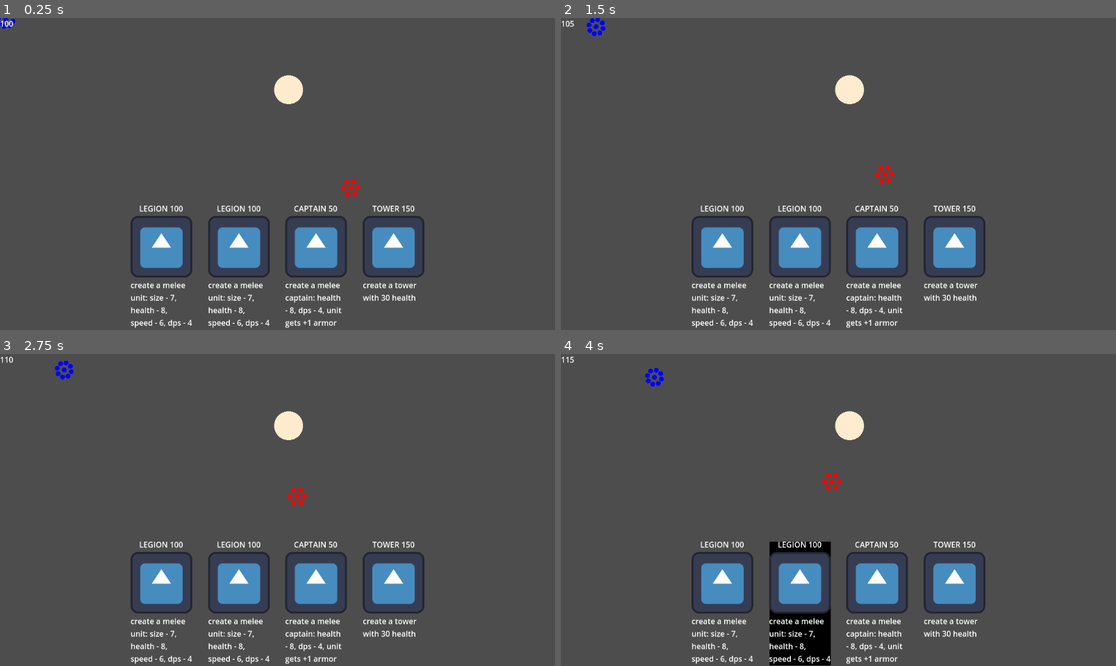
Above: before the commit, frames 1-4 (two rows, left to right).
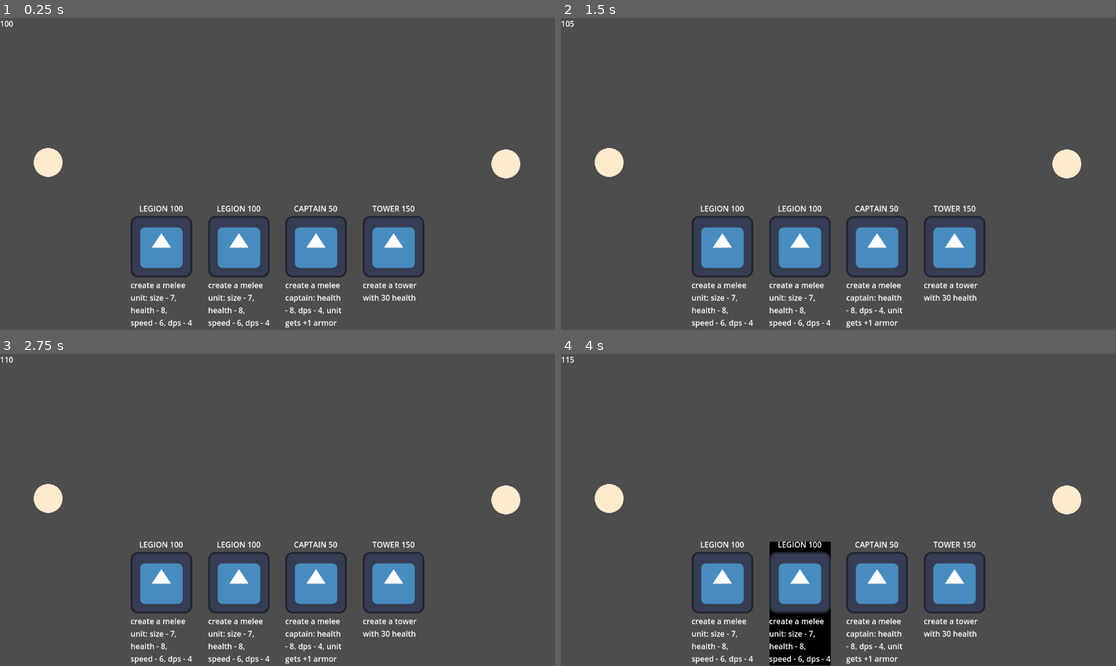
Above: after the commit, the same moments.

Repository: the-alex-g/CardGame
Game: Godot game, scene res://world/world.tscn
Two runs of this game, one before a commit and one after it. Both use one fixed random seed, a clock stepped at 60 frames per second and the inputs below. The engine's default icon, where the game draws it, is replaced by a stand-in: a white triangle on a blue panel in a dark square.
Inputs (mouse positions are in pixels of both pictures, inside the frame that each line leads up to):
- Up to frame 1 (0.25 s): no input
- Up to frame 2 (1.5 s): move the mouse to (572, 21) at 0.52 s; click (572, 21) at 0.67 s; move the mouse to (888, 177) at 1.27 s; click (888, 177) at 1.42 s
- Up to frame 3 (2.75 s): move the mouse to (288, 425) at 2.02 s; click (288, 425) at 2.17 s
- Up to frame 4 (4 s): move the mouse to (810, 572) at 2.77 s; click (810, 572) at 2.92 s; move the mouse to (1005, 556) at 3.52 s; click (1005, 556) at 3.67 s

The runs differ from the first frame. In frame 1, 1.3% of the frame differs, in the area x 0-94%, y 0-58%; in frame 2, 1.4%; in frame 3, 1.4%, in the area x 6-94%, y 2-52%; in frame 4, 1.4%.

Commit message:
Implement simple AI

Diff:
--- /dev/null
+++ b/project/ai/ai.gd
@@ -0,0 +1,143 @@
+class_name AI
+extends Node
+
+@export var team_index := 1
+
+var _money := 100
+var _next_card_to_play : Dictionary
+var _units := []
+var _towers := []
+var _enemy_units := []
+var _enemy_towers := []
+
+@onready var _deck : Deck = $Deck
+
+
+func _ready()->void:
+	_deck.draw_to_hand_size()
+	_select_card_to_play()
+
+
+func add_unit(unit:Unit)->void:
+	_units.append(unit)
+	unit.died.connect(Callable(self, "_on_unit_died").bind(unit), CONNECT_ONE_SHOT)
+
+
+func add_tower(tower:Tower)->void:
+	_towers.append(tower)
+	tower.died.connect(Callable(self, "_on_tower_died").bind(tower), CONNECT_ONE_SHOT)
+
+
+func add_enemy_unit(unit:Unit)->void:
+	_enemy_units.append(unit)
+	unit.died.connect(Callable(self, "_on_enemy_unit_died").bind(unit), CONNECT_ONE_SHOT)
+
+
+func add_enemy_tower(tower:Tower)->void:
+	_enemy_towers.append(tower)
+	tower.died.connect(Callable(self, "_on_enemy_tower_died").bind(tower), CONNECT_ONE_SHOT)
+
+
+func _select_card_to_play()->void:
+	_next_card_to_play = Scriptorium.get_card(_deck.get_hand().pick_random())
+	print("going to play ", _next_card_to_play.name)
+
+
+func _on_money_gain_timer_timeout()->void:
+	_money += 1
+	if _money >= _next_card_to_play.cost:
+		_play_card(_next_card_to_play)
+
+
+func _play_card(card:Dictionary)->void:
+	var card_successfully_played := false
+	match card.type:
+		"spell":
+			card_successfully_played = _play_spell(card.object)
+		"tower":
+			card_successfully_played = _play_tower(card.object)
+		"unit":
+			card_successfully_played = _play_unit(card.object)
+		"captain":
+			card_successfully_played = _play_captain(card.object)
+	if card_successfully_played:
+		_money -= _next_card_to_play.cost
+		_deck.play_card(card.name)
+	_select_card_to_play()
+
+
+func _play_spell(spell:Spell)->bool:
+	if spell.benifical:
+		if spell.target_towers and spell.target_units and not _enemy_towers.is_empty() and not _enemy_units.is_empty():
+			match randi() % 2:
+				0:
+					_enemy_towers.pick_random().apply_spell(spell)
+				1:
+					_enemy_units.pick_random().apply_spell(spell)
+			return true
+		elif spell.target_towers and not _enemy_towers.is_empty():
+			_enemy_towers.pick_random().apply_spell(spell)
+			return true
+		elif spell.target_units and not _enemy_units.is_empty():
+			_enemy_units.pick_random().apply_spell(spell)
+			return true
+		return false
+	else:
+		if spell.target_towers and spell.target_units and not _towers.is_empty() and not _units.is_empty():
+			match randi() % 2:
+				0:
+					_towers.pick_random().apply_spell(spell)
+				1:
+					_units.pick_random().apply_spell(spell)
+			return true
+		elif spell.target_towers and not _towers.is_empty():
+			_towers.pick_random().apply_spell(spell)
+			return true
+		elif spell.target_units and not _units.is_empty():
+			_units.pick_random().apply_spell(spell)
+			return true
+		return false
+
+
+func _play_tower(tower:Tower)->bool:
+	var tower_to_spawn_from : Tower = _towers.pick_random()
+	var spawn_point := Vector2.ONE * -10000
+	while not Geometry2D.is_point_in_polygon(spawn_point, [Vector2(0, 0), Vector2(get_window().size.x, 0), get_window().size, Vector2(0, get_window().size.y)]):
+		spawn_point = tower_to_spawn_from.global_position + Vector2.RIGHT.rotated(randf() * TAU) * tower_to_spawn_from.tower_spawn_radius
+	tower.global_position = spawn_point
+	tower.team_index = team_index
+	get_tree().current_scene.instance_tower(tower)
+	add_tower(tower)
+	return true
+
+
+func _play_unit(unit:Unit)->bool:
+	_towers.pick_random().spawn_unit(unit)
+	add_unit(unit)
+	return true
+
+
+func _play_captain(captain:Captain)->bool:
+	if _units.size() > 0:
+		_units.pick_random().add_captain(captain)
+		return true
+	else:
+		return false
+
+
+func _on_tower_died(tower:Tower)->void:
+	_towers.erase(tower)
+	if _towers.size() == 0:
+		print("AI LOSES")
+
+
+func _on_unit_died(unit:Unit)->void:
+	_units.erase(unit)
+
+
+func _on_enemy_tower_died(tower:Tower)->void:
+	_enemy_towers.erase(tower)
+
+
+func _on_enemy_unit_died(unit:Unit)->void:
+	_enemy_units.erase(unit)
--- /dev/null
+++ b/project/ai/ai.tscn
@@ -0,0 +1,16 @@
+[gd_scene load_steps=3 format=3 uid="uid://c3p3ij4mm2das"]
+
+[ext_resource type="Script" path="res://ai/ai.gd" id="1_g530m"]
+[ext_resource type="Script" path="res://shared/deck.gd" id="1_vjynn"]
+
+[node name="AI" type="Node"]
+script = ExtResource("1_g530m")
+
+[node name="Deck" type="Node" parent="."]
+script = ExtResource("1_vjynn")
+
+[node name="MoneyGainTimer" type="Timer" parent="."]
+wait_time = 0.25
+autostart = true
+
+[connection signal="timeout" from="MoneyGainTimer" to="." method="_on_money_gain_timer_timeout"]
--- a/project/shared/deck.gd
+++ b/project/shared/deck.gd
@@ -29,6 +29,10 @@
 	update_hand.emit(_hand)
 
 
+func get_hand()->Array:
+	return _hand
+
+
 func play_card(card:String)->void:
 	_hand.erase(card)
 	_discard.append(card)
--- a/project/shared/scriptorium.gd
+++ b/project/shared/scriptorium.gd
@@ -1,18 +1,18 @@
 extends Node
 
 var cards := {
-	"fireball":{"type":"spell", "cost":10, "info":{"target_towers":false, "target_units":true, "type":Spell.Type.DAMAGE, "spell_info":{"targets":3, "damage":3}}, "text":"deal 3 damage to 3 soldiers"},
-	"tower":{"type":"tower", "cost":150, "info":{"health":30, "spawn_radius":300, "size":30}, "text":"create a tower with 30 health"},
-	"legion":{"type":"unit", "cost":100, "info":{"size":7, "unit_type":"Melee", "speed":100.0, "attack_delay":1.0, "hit_radius":30.0, "stats":Stats.new()}, "text":"create a melee unit: size - 7, health - 8, speed - 6, dps - 4"},
+	"fireball":{"type":"spell", "cost":10, "info":{"benifical":false, "target_towers":false, "target_units":true, "type":Spell.Type.DAMAGE, "spell_info":{"targets":3, "damage":3}}, "text":"deal 3 damage to 3 soldiers"},
+	"tower":{"type":"tower", "cost":150, "info":{"health":1, "spawn_radius":300, "size":30}, "text":"create a tower with 30 health"},
+	"legion":{"type":"unit", "cost":100, "info":{"size":7, "unit_type":"Melee", "speed":100.0, "attack_delay":1.0, "hit_radius":30.0, "stats":Stats.new(8, 0, 0, 0, 0, DiceCombiner.new([6], 0))}, "text":"create a melee unit: size - 7, health - 8, speed - 6, dps - 4"},
 	"captain":{"type":"captain", "cost":50, "info":{"stats":Stats.new(), "attack_type":"Melee", "attack_delay":1.0, "hit_range":30.0, "unit_bonus":Stats.new(), "type":Captain.Type.ATTACK, "spell":null}, "text":"create a melee captain: health - 8, dps - 4, unit gets +1 armor"}
 }
 
 
-func get_card(key := "")->Dictionary:
-	if key == "":
-		key = cards.keys().pick_random()
-	var card_data : Dictionary = cards[key]
-	var card_info_to_return : Dictionary = {"name":key, "cost":card_data.cost, "text":card_data.text}
+func get_card(card_name := "")->Dictionary:
+	if card_name == "":
+		card_name = cards.keys().pick_random()
+	var card_data : Dictionary = cards[card_name]
+	var card_info_to_return : Dictionary = {"name":card_name, "cost":card_data.cost, "text":card_data.text, "type":card_data.type}
 	match card_data.type:
 		"spell":
 			card_info_to_return["object"] = _get_spell_from_info(card_data.info)
@@ -26,7 +26,7 @@
 
 
 func _get_spell_from_info(info:Dictionary)->Spell:
-	return Spell.new(info.target_towers, info.target_units, info.type, info.spell_info)
+	return Spell.new(info.benifical, info.target_towers, info.target_units, info.type, info.spell_info)
 
 
 func _get_tower_from_info(info:Dictionary)->Tower:
--- a/project/soldier/captain/captain.gd
+++ b/project/soldier/captain/captain.gd
@@ -9,7 +9,7 @@
 @export var hit_range := 45.0
 @export var unit_bonus := Stats.new(0, 2)
 @export var type : Type
-@export var spell := Spell.new(false, true, Spell.Type.DAMAGE, {"targets":1, "damage":4}, true)
+@export var spell := Spell.new(false, false, true, Spell.Type.DAMAGE, {"targets":1, "damage":4}, true)
 
 var target : Target : set = _set_target
 var root_unit : Unit
--- a/project/spells/spell.gd
+++ b/project/spells/spell.gd
@@ -11,13 +11,15 @@
 # a damage spell needs a "targets" field and a "damage" field
 # a resurrect spell needs a "targets" field and a "percent_health" field
 @export var info := {"targets":7}
+@export var benifical := false
 
 var copy : Spell : get = _get_copy
 
 @onready var _parent : Target = null if captain_spell else get_parent()
 
 
-func _init(spell_target_towers:bool, spell_target_units:bool, spell_type:Type, spell_info:Dictionary, spell_captain_spell := false)->void:
+func _init(is_spell_benifical:bool, spell_target_towers:bool, spell_target_units:bool, spell_type:Type, spell_info:Dictionary, spell_captain_spell := false)->void:
+	benifical = is_spell_benifical
 	target_towers = spell_target_towers
 	target_units = spell_target_units
 	type = spell_type
--- a/project/towers/tower.gd
+++ b/project/towers/tower.gd
@@ -42,9 +42,9 @@
 			SelectionManager.ObjectTypes.TOWER:
 				_locate_tower()
 			SelectionManager.ObjectTypes.UNIT:
-				_spawn_unit()
+				spawn_unit()
 			SelectionManager.ObjectTypes.SPELL:
-				_apply_spell(SelectionManager.object)
+				apply_spell(SelectionManager.object)
 
 
 func _locate_tower()->void:
@@ -60,14 +60,15 @@
 	if global_position.distance_squared_to(mouse_position) <= pow(tower_spawn_radius, 2):
 		var tower_to_spawn := SelectionManager.object
 		tower_to_spawn.global_position = mouse_position
-		get_parent().add_child(tower_to_spawn)
+		get_tree().current_scene.instance_tower(tower_to_spawn)
 		_set_waiting_for_tower_spawn(false)
 
 
-func _spawn_unit()->void:
-	var unit_to_spawn := SelectionManager.object
+func spawn_unit(unit:Unit = null)->void:
+	var unit_to_spawn : Unit = SelectionManager.object if unit == null else unit
+	unit_to_spawn.team_index = team_index
 	unit_to_spawn.global_position = global_position + Vector2.RIGHT.rotated(TAU * randf()) * (tower_radius + 30)
-	get_parent().add_child(unit_to_spawn)
+	get_tree().current_scene.instance_unit(unit_to_spawn)
 
 
 func _set_waiting_for_tower_spawn(value:bool)->void:
@@ -76,7 +77,7 @@
 	queue_redraw()
 
 
-func _apply_spell(spell:Spell)->void:
+func apply_spell(spell:Spell)->void:
 	if spell.target_towers:
 		add_child(spell)
 	else:
--- a/project/unit/unit.gd
+++ b/project/unit/unit.gd
@@ -138,12 +138,12 @@
 func _on_selectable_clicked()->void:
 	match SelectionManager.selected_object_type:
 		SelectionManager.ObjectTypes.CAPTAIN:
-			_add_captain(SelectionManager.object)
+			add_captain(SelectionManager.object)
 		SelectionManager.ObjectTypes.SPELL:
 			apply_spell(SelectionManager.object)
 
 
-func _add_captain(captain:Captain)->void:
+func add_captain(captain:Captain)->void:
 	_targeting_system.aquired_new_target.connect(Callable(captain, "_on_unit_targeting_update_target"))
 	captain.set_deferred("target", _target)
 	_soldier_container.add_captain(captain)
--- /dev/null
+++ b/project/world/world.gd
@@ -0,0 +1,48 @@
+extends Node2D
+
+var _player_towers := 0
+
+@onready var _ai : AI = $AI
+@onready var _assets : Node2D = $Assets
+
+
+func _ready()->void:
+	_setup_ai_assets()
+
+
+func _setup_ai_assets()->void:
+	for asset in _assets.get_children():
+		if asset is Tower and asset.team_index == _ai.team_index:
+			_ai.add_tower(asset)
+		elif asset is Unit and asset.team_index == _ai.team_index:
+			_ai.add_unit(asset)
+		elif asset is Tower and asset.team_index != _ai.team_index:
+			_ai.add_enemy_tower(asset)
+			_add_player_tower(asset)
+		elif asset is Unit and asset.team_index != _ai.team_index:
+			_ai.add_enemy_unit(asset)
+
+
+func instance_unit(unit:Unit)->void:
+	_assets.add_child(unit)
+	if unit.team_index != _ai.team_index:
+		_ai.add_enemy_unit(unit)
+
+
+func instance_tower(tower:Tower)->void:
+	_assets.add_child(tower)
+	if tower.team_index != _ai.team_index:
+		_ai.add_enemy_tower(tower)
+	else:
+		_add_player_tower(tower)
+
+
+func _add_player_tower(tower:Tower)->void:
+	_player_towers += 1
+	tower.died.connect(Callable(self, "_on_player_tower_died"), CONNECT_ONE_SHOT)
+
+
+func _on_player_tower_died()->void:
+	_player_towers -= 1
+	if _player_towers == 0:
+		print("PLAYER LOSES")
--- a/project/world/world.tscn
+++ b/project/world/world.tscn
@@ -1,20 +1,22 @@
-[gd_scene load_steps=4 format=3 uid="uid://bu3vngbou6wmj"]
+[gd_scene load_steps=5 format=3 uid="uid://bu3vngbou6wmj"]
 
+[ext_resource type="Script" path="res://world/world.gd" id="1_xmxfa"]
 [ext_resource type="PackedScene" uid="uid://bdh15jqfi0hyn" path="res://towers/tower.tscn" id="2_dymgq"]
-[ext_resource type="PackedScene" uid="uid://xgfxsdir034" path="res://unit/unit.tscn" id="2_ul3bs"]
 [ext_resource type="PackedScene" uid="uid://kyeeqyyxr3wi" path="res://world/hud.tscn" id="3_3dqhi"]
+[ext_resource type="PackedScene" uid="uid://c3p3ij4mm2das" path="res://ai/ai.tscn" id="3_8h5pt"]
 
 [node name="World" type="Node2D"]
+script = ExtResource("1_xmxfa")
 
-[node name="Unit" parent="." instance=ExtResource("2_ul3bs")]
-unit_size = 9
+[node name="Assets" type="Node2D" parent="."]
+
+[node name="AITower" parent="Assets" instance=ExtResource("2_dymgq")]
+position = Vector2(1050, 303)
 team_index = 1
 
-[node name="Unit2" parent="." instance=ExtResource("2_ul3bs")]
-position = Vector2(739, 358)
-color = Color(1, 0, 0, 1)
-
-[node name="Tower" parent="." instance=ExtResource("2_dymgq")]
-position = Vector2(599, 149)
+[node name="PlayerTower" parent="Assets" instance=ExtResource("2_dymgq")]
+position = Vector2(100, 300)
 
 [node name="HUD" parent="." instance=ExtResource("3_3dqhi")]
+
+[node name="AI" parent="." instance=ExtResource("3_8h5pt")]
